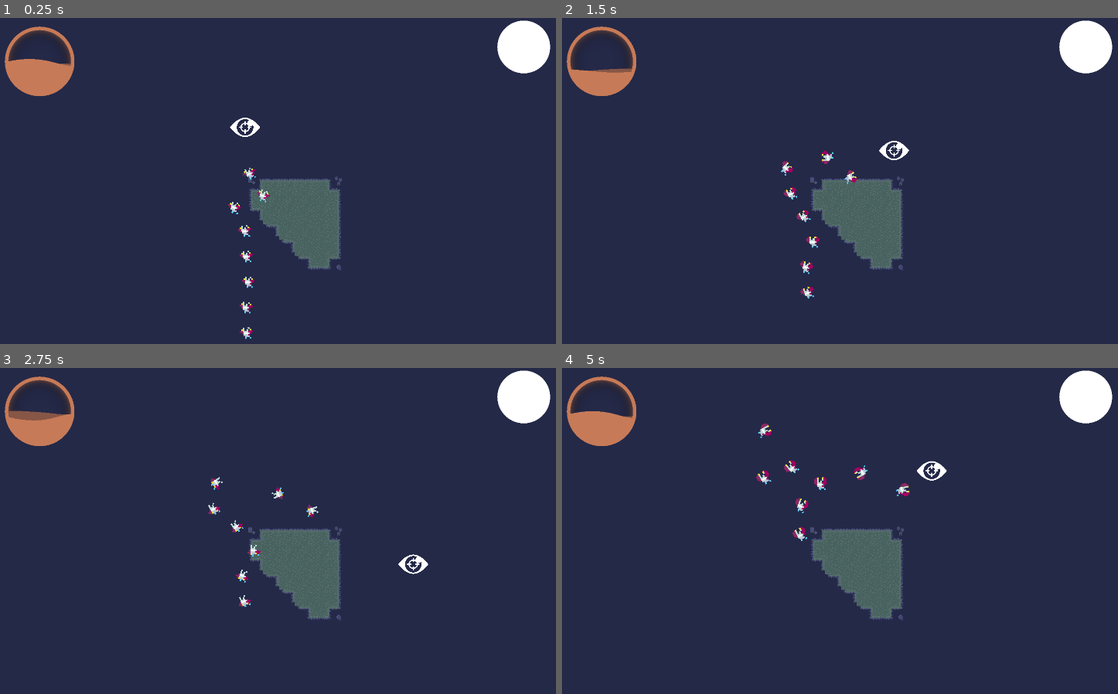
Above: before the commit, frames 1-4 (two rows, left to right).
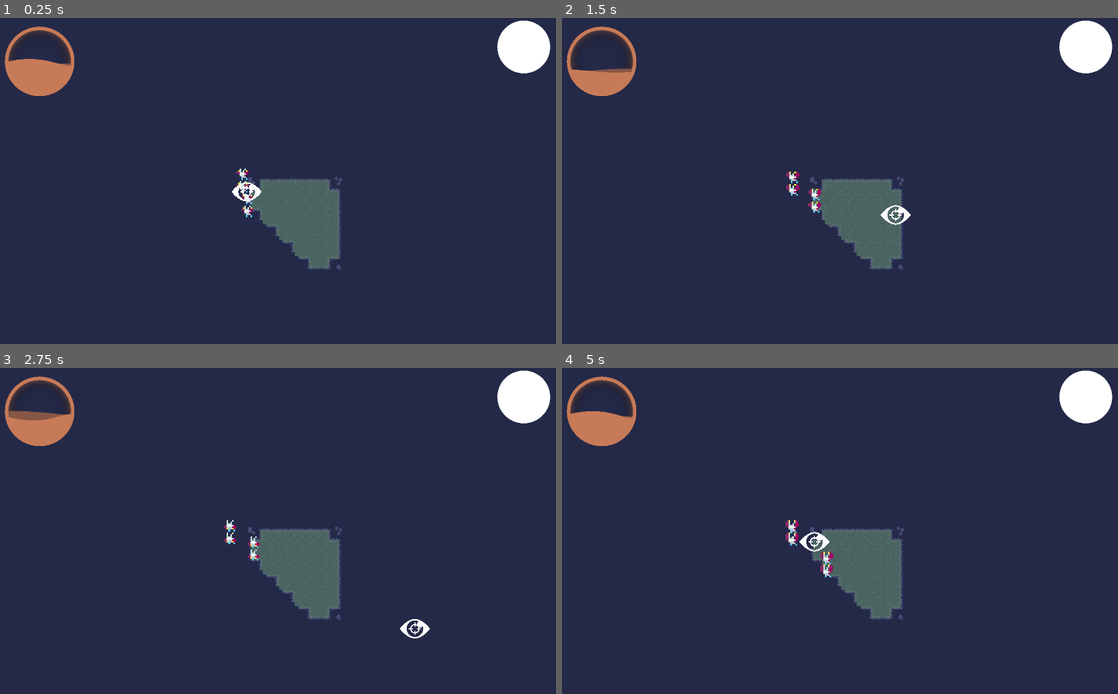
Above: after the commit, the same moments.

Repository: ocdunlap/laughingeye
Game: Godot game, scene res://ScenesGeneral/main_container.tscn
Two runs of this game, one before a commit and one after it. Both use one fixed random seed, a clock stepped at 60 frames per second and the inputs below. The project has no main scene, so this scene is started directly.
Inputs:
- Up to frame 1 (0.25 s): no input
- Up to frame 2 (1.5 s): hold D (move_right) 0.53-1.28 s; hold S (move_down) from 1.28 s (still down)
- Up to frame 3 (2.75 s): release S (move_down) at 2.03 s; hold D (move_right) from 2.03 s (still down)
- Up to frame 4 (5 s): release D (move_right) at 2.78 s; hold W (move_up) 2.78-3.53 s; hold A (move_left) from 3.53 s (still down)

The runs differ from the first frame. In frame 1, 0.7% of the frame differs, in the area x 41-49%, y 30-99%; in frame 2, 0.9%; in frame 3, 0.8%; in frame 4, 1.0%, in the area x 34-70%, y 16-65%.

Commit message:
little guy tweaks

Diff:
--- a/ScenesGeneral/little_guy.tscn
+++ b/ScenesGeneral/little_guy.tscn
@@ -13,7 +13,6 @@
 [ext_resource type="Texture2D" uid="uid://5boj7203tupw" path="res://ArtAssets/tinydreamers creature asset pack/tinydreamers creature asset pack/dreamers/cave/spr_dreamer_rbat-10.png" id="10_q5ia5"]
 
 [sub_resource type="CircleShape2D" id="CircleShape2D_ha6tt"]
-radius = 20.0
 
 [sub_resource type="SpriteFrames" id="SpriteFrames_m6qmd"]
 animations = [{
@@ -53,7 +52,12 @@
 "speed": 5.0
 }]
 
+[sub_resource type="CircleShape2D" id="CircleShape2D_3wvwg"]
+radius = 20.0
+
 [node name="LittleGuy" type="RigidBody2D"]
+collision_layer = 2
+collision_mask = 2
 gravity_scale = 0.0
 lock_rotation = true
 script = ExtResource("1_q3amn")
@@ -69,3 +73,8 @@
 animation = &"bat_idle"
 frame_progress = 0.710515
 speed_scale = 1.2
+
+[node name="Area2D" type="Area2D" parent="." groups=["DetectRadius"]]
+
+[node name="DetectRadius" type="CollisionShape2D" parent="Area2D"]
+shape = SubResource("CircleShape2D_3wvwg")
--- a/ScenesGeneral/main_container.tscn
+++ b/ScenesGeneral/main_container.tscn
@@ -792,29 +792,13 @@
 [node name="NavigationRegion2D" type="NavigationRegion2D" parent="GameWorld/ExploreMain"]
 navigation_polygon = SubResource("NavigationPolygon_uin8r")
 
+[node name="LittleBat" parent="GameWorld/ExploreMain/NavigationRegion2D" instance=ExtResource("3_po7fq")]
+
 [node name="LittleBat2" parent="GameWorld/ExploreMain/NavigationRegion2D" instance=ExtResource("3_po7fq")]
-lock_rotation = false
 
 [node name="LittleBat3" parent="GameWorld/ExploreMain/NavigationRegion2D" instance=ExtResource("3_po7fq")]
-lock_rotation = false
 
 [node name="LittleBat4" parent="GameWorld/ExploreMain/NavigationRegion2D" instance=ExtResource("3_po7fq")]
-lock_rotation = false
-
-[node name="LittleBat5" parent="GameWorld/ExploreMain/NavigationRegion2D" instance=ExtResource("3_po7fq")]
-lock_rotation = false
-
-[node name="LittleBat6" parent="GameWorld/ExploreMain/NavigationRegion2D" instance=ExtResource("3_po7fq")]
-lock_rotation = false
-
-[node name="LittleBat7" parent="GameWorld/ExploreMain/NavigationRegion2D" instance=ExtResource("3_po7fq")]
-lock_rotation = false
-
-[node name="LittleBat8" parent="GameWorld/ExploreMain/NavigationRegion2D" instance=ExtResource("3_po7fq")]
-lock_rotation = false
-
-[node name="LittleBat9" parent="GameWorld/ExploreMain/NavigationRegion2D" instance=ExtResource("3_po7fq")]
-lock_rotation = false
 
 [node name="CanvasLayer" type="CanvasLayer" parent="GameWorld"]
 
--- a/Scripts/little_guy.gd
+++ b/Scripts/little_guy.gd
@@ -12,15 +12,15 @@
 var target
 var speed:float = 50
 
-# Called every frame. 'delta' is the elapsed time since the previous frame.
-func _process(delta):
+
+func _ready():
+	navAgent.target_position = random_pos_in_range()
 	pass
 
 
 func _physics_process(delta):
 	if timeUntilMove <= 0:
-		print ("moving")
-		navAgent.target_position = position + Vector2(randf_range(minDistance,maxDistance), randf_range(minDistance,maxDistance))
+		navAgent.target_position = random_pos_in_range()
 		timeUntilMove = randf_range(minTimeRange, maxTimeRange)
 	else:
 		timeUntilMove -= delta
@@ -31,3 +31,7 @@
 			linear_velocity = position.direction_to(target) * speed
 
 	pass
+
+
+func random_pos_in_range():
+	return position + Vector2(randf_range(minDistance,maxDistance), randf_range(minDistance,maxDistance))
Not shown: 1 places in ScenesGeneral/little_guy.tscn that only renumber resources
